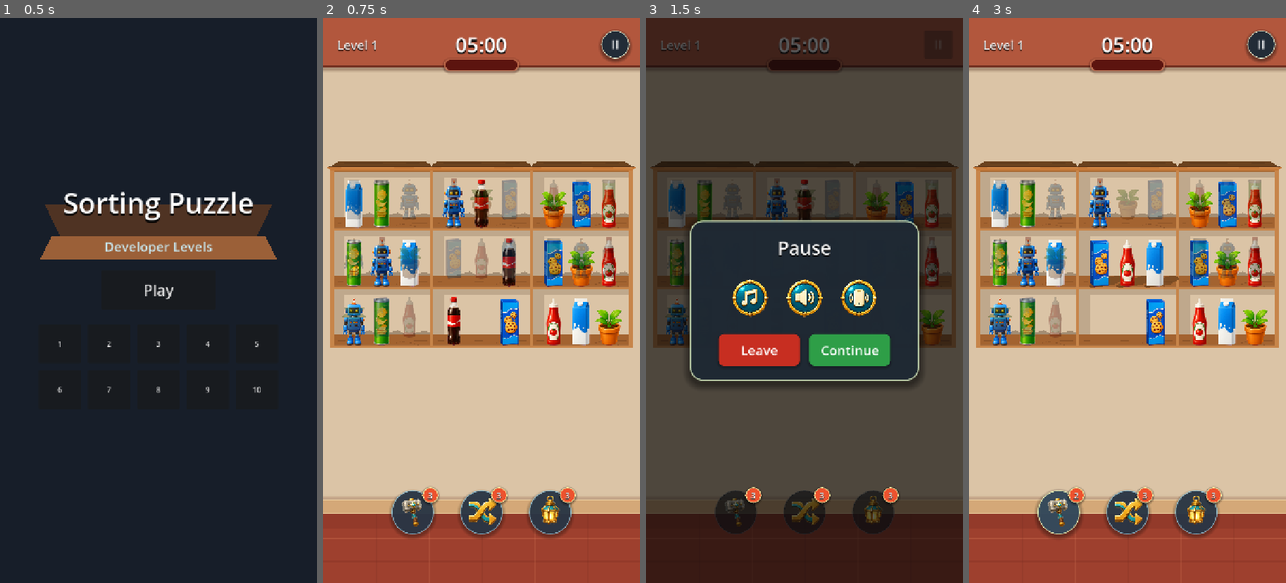
Above: before the commit, frames 1-4 (left to right).
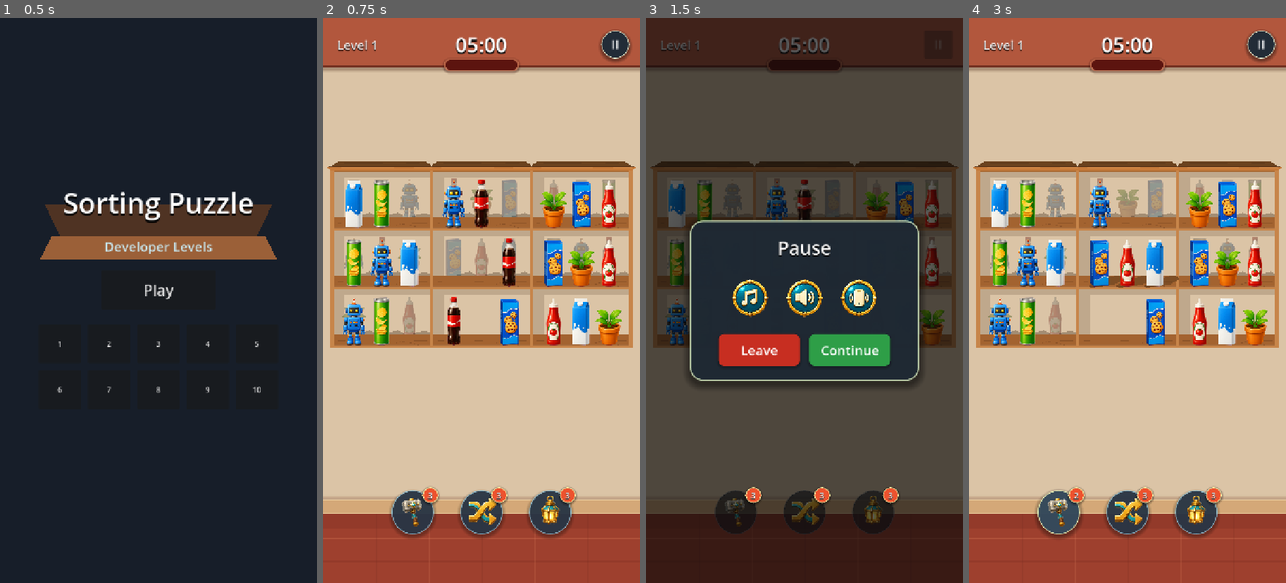
Above: after the commit, the same moments.

Repository: vladeque/sorting-puzzle
Game: Godot game, scene res://scenes/main_menu.tscn
The game is run twice, just before and just after one commit, with the same random seed, the same clock (stepped at 60 frames per second) and the same inputs.
Inputs:
- Up to frame 1 (0.5 s): no input
- Up to frame 2 (0.75 s): click "Play" at 0.5 s
- Up to frame 3 (1.5 s): click "II" at 1.25 s
- Up to frame 4 (3 s): click "Continue" at 2 s; click "3" at 2.75 s

Frame 1 is identical in both runs. In frame 2, 3.4% of the frame differs, in the area x 6-93%, y 28-57%; in frame 3, 0.4%; in frame 4, 3.1%.

Commit message:
Move back layer preview setup to shelf scene

Diff:
--- a/scenes/shelf.tscn
+++ b/scenes/shelf.tscn
@@ -1,8 +1,10 @@
-[gd_scene format=3 uid="uid://snc20hx11yql"]
+[gd_scene load_steps=3 format=3 uid="uid://snc20hx11yql"]
 
 [ext_resource type="Texture2D" uid="uid://7lmfd8og03cd" path="res://assets/ui/lock_shelf_cutout.png" id="1_lock_shelf"]
+[ext_resource type="Script" path="res://scripts/shelf.gd" id="1_shelf_script"]
 
 [node name="Shelf" type="Node2D" unique_id=961540884]
+script = ExtResource("1_shelf_script")
 
 [node name="Shadow" type="Polygon2D" parent="." unique_id=1166351438]
 visible = false
--- a/scripts/level.gd
+++ b/scripts/level.gd
@@ -10,8 +10,6 @@
 const SHELF_GRID_STEP := SHELF_CELL_SIZE - Vector2(SHELF_SHARED_EDGE_THICKNESS, SHELF_SHARED_EDGE_THICKNESS)
 const BASE_SLOT_SNAP_DISTANCE := 98.0
 const BASE_ITEM_PICK_SIZE := Vector2(74, 112)
-const BACK_LAYER_PREFIX := "ShelfLayer"
-const FIRST_BACK_LAYER_INDEX := 1
 const ABILITY_HAMMER := &"hammer"
 const ABILITY_SHUFFLE := &"shuffle"
 const ABILITY_HIGHLIGHT := &"highlight"
@@ -81,9 +79,6 @@
 @export var slot_snap_distance := BASE_SLOT_SNAP_DISTANCE * SHELF_CELL_VISUAL_SCALE
 @export var item_pick_size := BASE_ITEM_PICK_SIZE * SHELF_CELL_VISUAL_SCALE
 @export var drag_start_distance := 12.0
-@export var back_layer_offset := Vector2(0, -10)
-@export var back_layer_item_scale := 0.86
-@export var back_layer_item_modulate := Color(0.42, 0.42, 0.42, 0.34)
 @export var layer_promotion_duration_seconds := 0.22
 @export var item_move_duration_seconds := 0.16
 @export var highlight_outline_color := Color(1.0, 0.86, 0.18, 1.0)
@@ -746,7 +741,7 @@
 		_configure_shelf_from_config(shelf, shelf_config, false)
 
 
-func _configure_shelf_from_config(shelf: Node2D, shelf_config: Dictionary, allow_locked := true) -> void:
+func _configure_shelf_from_config(shelf: Shelf, shelf_config: Dictionary, allow_locked := true) -> void:
 	var layers := shelf_config.get("layers", []) as Array
 	_max_layer_count = maxi(_max_layer_count, layers.size())
 	_add_configured_layers(shelf, layers)
@@ -1011,8 +1006,8 @@
 	return positions
 
 
-func _add_shelf(parent: Node, shelf_number: int, shelf_position: Vector2) -> Node2D:
-	var shelf := SHELF_SCENE.instantiate() as Node2D
+func _add_shelf(parent: Node, shelf_number: int, shelf_position: Vector2) -> Shelf:
+	var shelf := SHELF_SCENE.instantiate() as Shelf
 	shelf.name = "Shelf%02d" % shelf_number
 	shelf.position = shelf_position
 	shelf.scale = Vector2.ONE * SHELF_CELL_VISUAL_SCALE
@@ -1022,7 +1017,7 @@
 	return shelf
 
 
-func _add_configured_layers(shelf: Node2D, layers: Array) -> void:
+func _add_configured_layers(shelf: Shelf, layers: Array) -> void:
 	for layer_index in range(layers.size()):
 		var item_ids := layers[layer_index] as Array
 		if item_ids == null:
@@ -1032,7 +1027,7 @@
 		if item_ids.size() != SLOT_COUNT:
 			push_warning("%s layer %s expected %s slots, found %s." % [shelf.name, layer_index + 1, SLOT_COUNT, item_ids.size()])
 
-		var layer_slots := _get_front_slots(shelf) if layer_index == 0 else _add_back_layer(shelf, layer_index)
+		var layer_slots := _get_front_slots(shelf) if layer_index == 0 else shelf.add_back_layer(layer_index, _get_front_slots(shelf))
 		var fill_count = mini(SLOT_COUNT, item_ids.size())
 		for slot_index in range(fill_count):
 			_add_configured_item(layer_slots[slot_index], item_ids[slot_index], layer_index, slot_index)
@@ -1167,20 +1162,6 @@
 		item.input_pickable = should_enable and not _is_item_busy(item)
 
 
-func _add_back_layer(shelf: Node2D, layer_index: int) -> Array[Node2D]:
-	var layer := Node2D.new()
-	layer.name = _get_back_layer_name(layer_index)
-	layer.z_index = 4
-	layer.visible = layer_index == FIRST_BACK_LAYER_INDEX
-	shelf.add_child(layer)
-
-	var layer_slots: Array[Node2D] = []
-	for front_slot in _get_front_slots(shelf):
-		layer_slots.append(_add_layer_slot(layer, front_slot))
-
-	return layer_slots
-
-
 func _add_configured_item(slot: Node2D, item_value, layer_index: int, slot_index: int) -> void:
 	if item_value == null:
 		return
@@ -1200,7 +1181,9 @@
 	slot.add_child(item)
 
 	if layer_index > 0:
-		_configure_back_layer_item(item, layer_index == FIRST_BACK_LAYER_INDEX)
+		var shelf := _get_owning_shelf(slot) as Shelf
+		if shelf != null:
+			shelf.configure_back_layer_item(item, layer_index == Shelf.FIRST_BACK_LAYER_INDEX)
 
 
 func _collect_slots() -> void:
@@ -1209,10 +1192,6 @@
 	for shelf in _get_all_shelves():
 		for slot in _get_front_slots(shelf):
 			_slots.append(slot)
-
-
-func _get_back_layer_name(layer_index: int) -> String:
-	return "%s%02d" % [BACK_LAYER_PREFIX, layer_index + 1]
 
 
 func _get_front_slots(shelf: Node) -> Array[Node2D]:
@@ -1223,26 +1202,6 @@
 			front_slots.append(slot)
 
 	return front_slots
-
-
-func _add_layer_slot(layer: Node2D, front_slot: Node2D) -> Node2D:
-	var layer_slot := Node2D.new()
-	layer_slot.name = "Layer%s" % front_slot.name
-	layer_slot.position = front_slot.position + back_layer_offset
-	layer.add_child(layer_slot)
-
-	return layer_slot
-
-
-func _configure_back_layer_item(item: ShelfItem, should_show: bool) -> void:
-	item.z_index = 2
-	item.modulate = back_layer_item_modulate if should_show else Color.TRANSPARENT
-	item.input_pickable = false
-	item.visual_scale *= back_layer_item_scale
-
-	var collision := item.get_node_or_null("CollisionShape2D") as CollisionShape2D
-	if collision != null:
-		collision.disabled = true
 
 
 func _update_timer_label() -> void:
@@ -1977,7 +1936,11 @@
 
 
 func _promote_back_layer(shelf: Node2D) -> bool:
-	var next_layer := shelf.get_node_or_null(_get_back_layer_name(FIRST_BACK_LAYER_INDEX)) as Node2D
+	var shelf_cell := shelf as Shelf
+	if shelf_cell == null:
+		return false
+
+	var next_layer := shelf_cell.get_back_layer(Shelf.FIRST_BACK_LAYER_INDEX)
 	if next_layer == null:
 		return false
 
@@ -1995,15 +1958,16 @@
 
 	shelf.remove_child(next_layer)
 	next_layer.free()
-	_advance_back_layers(shelf)
+	_advance_back_layers(shelf_cell)
 	await _play_layer_promotion_animation(promotion_entries)
 	return true
 
 
 func _prepare_layer_promotion_item(item: ShelfItem, front_slot: Node2D) -> Dictionary:
 	var target_visual_scale := item.visual_scale
-	if back_layer_item_scale > 0.0:
-		target_visual_scale /= back_layer_item_scale
+	var shelf := _get_owning_shelf(front_slot) as Shelf
+	if shelf != null and shelf.back_layer_item_scale > 0.0:
+		target_visual_scale /= shelf.back_layer_item_scale
 
 	item.reparent(front_slot, true)
 	item.z_index = 8
@@ -2090,28 +2054,14 @@
 	_apply_item_visual_state(item)
 
 
-func _advance_back_layers(shelf: Node2D) -> void:
-	for layer_index in range(FIRST_BACK_LAYER_INDEX + 1, _max_layer_count):
-		var layer := shelf.get_node_or_null(_get_back_layer_name(layer_index)) as Node2D
+func _advance_back_layers(shelf: Shelf) -> void:
+	for layer_index in range(Shelf.FIRST_BACK_LAYER_INDEX + 1, _max_layer_count):
+		var layer := shelf.get_back_layer(layer_index)
 		if layer == null:
 			continue
 
-		layer.name = _get_back_layer_name(layer_index - 1)
-		_configure_back_layer(layer, layer_index - 1)
-
-
-func _configure_back_layer(layer: Node2D, layer_index: int) -> void:
-	var should_show := layer_index == FIRST_BACK_LAYER_INDEX
-	layer.visible = should_show
-
-	for layer_slot in layer.get_children():
-		var slot := layer_slot as Node2D
-		if slot == null:
-			continue
-
-		var item := _get_slot_item(slot)
-		if item != null:
-			item.modulate = back_layer_item_modulate if should_show else Color.TRANSPARENT
+		layer.name = shelf.get_back_layer_name(layer_index - 1)
+		shelf.configure_back_layer(layer, layer_index - 1)
 
 
 func _get_shelf_items(shelf: Node) -> Array[ShelfItem]:
@@ -2579,11 +2529,11 @@
 		if _is_shelf_locked(shelf):
 			continue
 
-		var shelf_node := shelf as Node2D
+		var shelf_node := shelf as Shelf
 		if shelf_node == null:
 			continue
 
-		var back_layer := shelf_node.get_node_or_null(_get_back_layer_name(FIRST_BACK_LAYER_INDEX)) as Node2D
+		var back_layer := shelf_node.get_back_layer(Shelf.FIRST_BACK_LAYER_INDEX)
 		if back_layer == null:
 			continue
 
--- /dev/null
+++ b/scripts/shelf.gd
@@ -0,0 +1,76 @@
+class_name Shelf
+extends Node2D
+
+const BACK_LAYER_PREFIX := "ShelfLayer"
+const FIRST_BACK_LAYER_INDEX := 1
+
+@export var back_layer_offset := Vector2(0, -10)
+@export var back_layer_z_index := 4
+@export var back_layer_item_z_index := 0
+@export var back_layer_item_scale := 0.86
+@export var back_layer_item_modulate := Color(0.42, 0.42, 0.42, 0.34)
+
+
+func add_back_layer(layer_index: int, front_slots: Array[Node2D]) -> Array[Node2D]:
+	var layer := Node2D.new()
+	layer.name = get_back_layer_name(layer_index)
+	layer.z_index = back_layer_z_index
+	layer.visible = layer_index == FIRST_BACK_LAYER_INDEX
+	add_child(layer)
+
+	var layer_slots: Array[Node2D] = []
+	for front_slot in front_slots:
+		layer_slots.append(_add_layer_slot(layer, front_slot))
+
+	return layer_slots
+
+
+func get_back_layer(layer_index: int) -> Node2D:
+	return get_node_or_null(get_back_layer_name(layer_index)) as Node2D
+
+
+func get_back_layer_name(layer_index: int) -> String:
+	return "%s%02d" % [BACK_LAYER_PREFIX, layer_index + 1]
+
+
+func configure_back_layer(layer: Node2D, layer_index: int) -> void:
+	var should_show := layer_index == FIRST_BACK_LAYER_INDEX
+	layer.visible = should_show
+
+	for layer_slot in layer.get_children():
+		var slot := layer_slot as Node2D
+		if slot == null:
+			continue
+
+		var item := _get_slot_item(slot)
+		if item != null:
+			item.modulate = back_layer_item_modulate if should_show else Color.TRANSPARENT
+
+
+func configure_back_layer_item(item: ShelfItem, should_show: bool) -> void:
+	item.z_index = back_layer_item_z_index
+	item.modulate = back_layer_item_modulate if should_show else Color.TRANSPARENT
+	item.input_pickable = false
+	item.visual_scale *= back_layer_item_scale
+
+	var collision := item.get_node_or_null("CollisionShape2D") as CollisionShape2D
+	if collision != null:
+		collision.disabled = true
+
+
+func _add_layer_slot(layer: Node2D, front_slot: Node2D) -> Node2D:
+	var layer_slot := Node2D.new()
+	layer_slot.name = "Layer%s" % front_slot.name
+	layer_slot.position = front_slot.position + back_layer_offset
+	layer.add_child(layer_slot)
+
+	return layer_slot
+
+
+func _get_slot_item(slot: Node2D) -> ShelfItem:
+	for child in slot.get_children():
+		var item := child as ShelfItem
+		if item != null and not item.is_queued_for_deletion():
+			return item
+
+	return null
Not shown, changed: docs/PROJECT_MAP.md
Not shown, changed: docs/SCENES.md
Not shown, changed: docs/SCRIPTS.md
